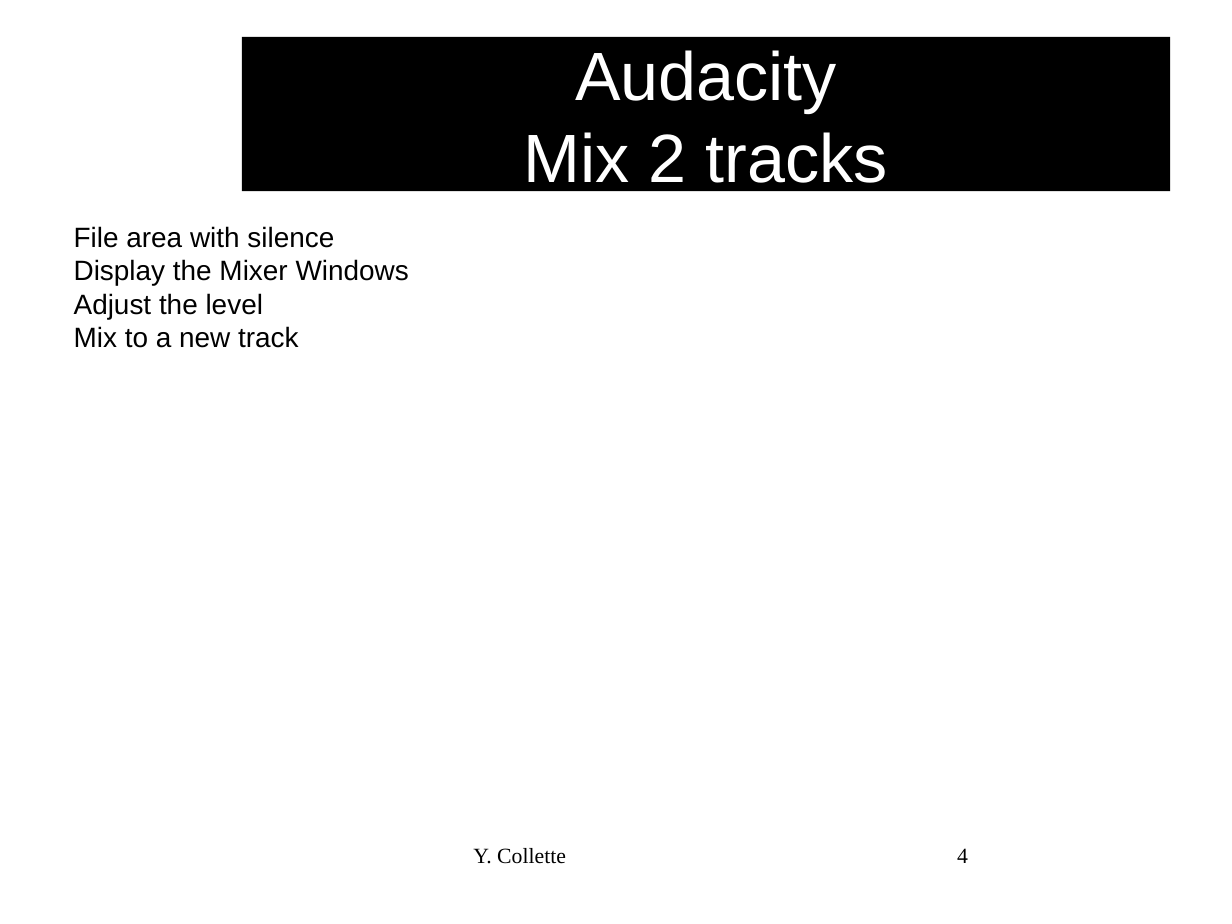
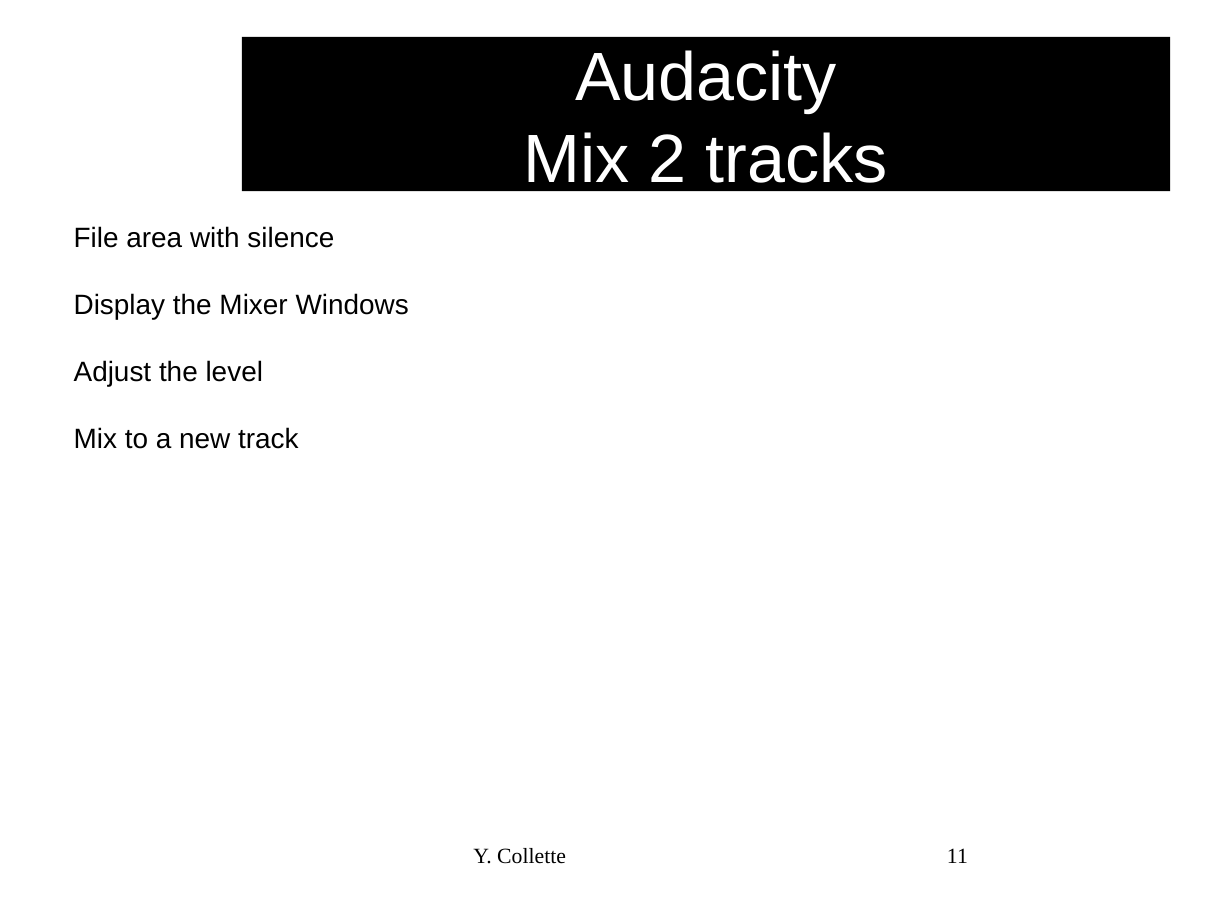
Before and after one commit to audinux/audinux.github.io, a slide deck: slide 11 of workshop/audio/Audacity.odp (slide 4 before the commit). Drawn at 1232x924 pixels with LibreOffice and Linux fonts; fonts in the diff are those of the drawing; background and template pictures are left out. Boxes give left, top, right and bottom in pixels: in the first picture for what was removed or moved away, otherwise in the second. Text is boxed around its words. In the diff, an @@ line names an element or a change of style, - is before the commit and + after.

```diff
--- a/workshop/audio/Audacity.odp
+++ b/workshop/audio/Audacity.odp
@@ text "File area with silence" rewrapped from [74,226,409,348] to [74,226,409,449] @@
@@ page number at [947,848,968,863]: text changed @@
-4
+11
```
Also in this commit, not shown: 4 other slides changed, 8 slides added, 5 other files.
